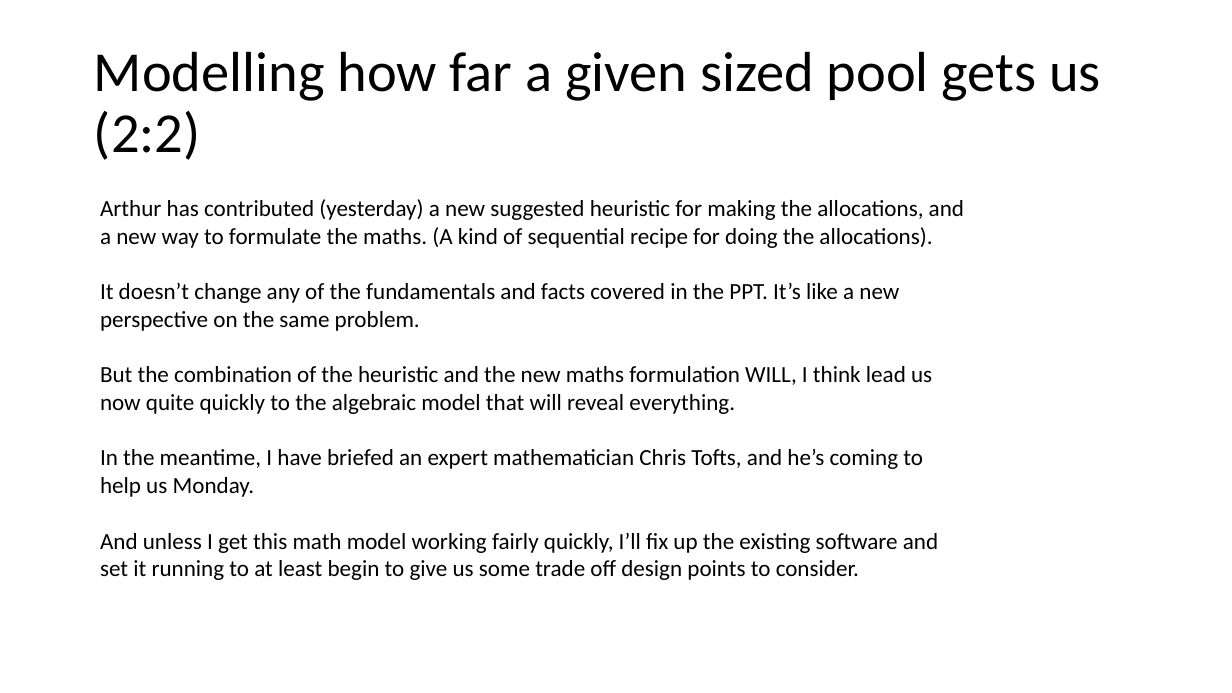
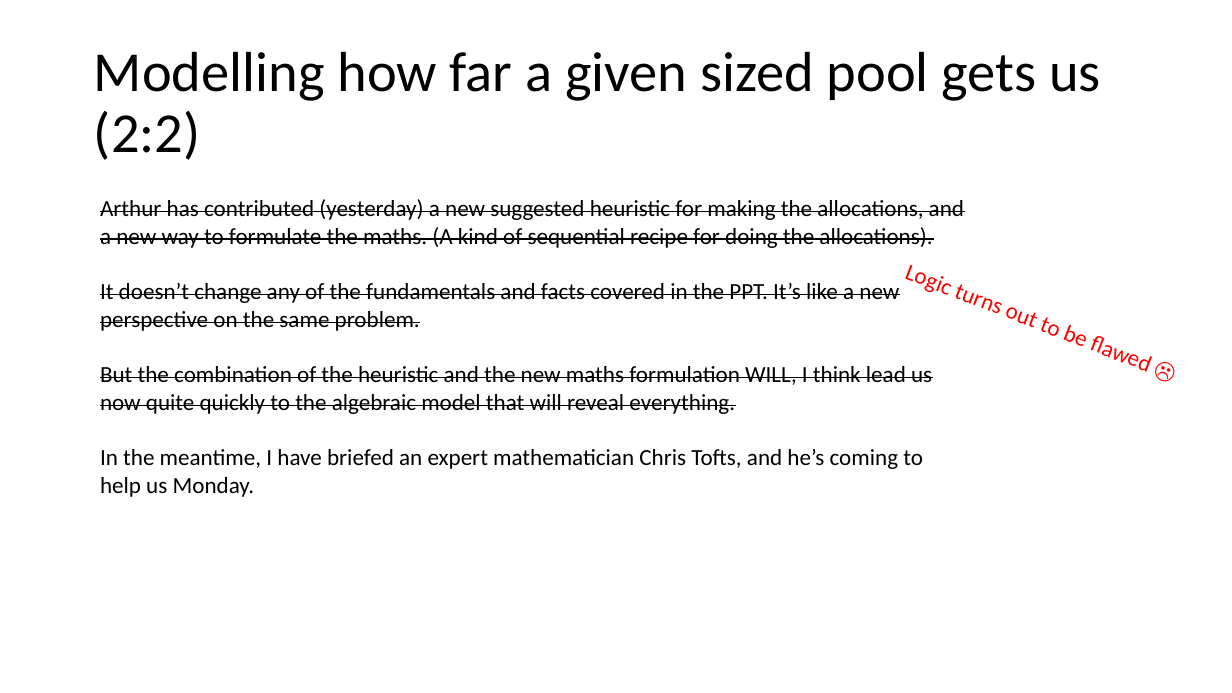
Before and after one commit to pete-dnae/assay-alloc, a slide deck: slide 11 of docs/aaa-explainer.pptx. Drawn at 1232x693 pixels with LibreOffice and Linux fonts; fonts in the diff are those of the drawing. Boxes give left, top, right and bottom in pixels: in the first picture for what was removed or moved away, otherwise in the second. Text is boxed around its words. In the diff, an @@ line names an element or a change of style, - is before the commit and + after.

```diff
--- a/docs/aaa-explainer.pptx
+++ b/docs/aaa-explainer.pptx
@@ text at box(100, 199, 964, 414): strikethrough on in "Arthur has contributed (yesterday) a new suggested ...", "It doesn’t change any of the fundamentals ...", "But the combination of the heuristic and ..." @@
@@ text added at box(1004, 307, 1084, 346), 18 pt, text #FF0000 @@
+Logic turns out to be flawed ☹
@@ text at box(100, 533, 938, 580): paragraph removed @@
-And unless I get this math model working fairly quickly, I’ll fix up the existing software and set it running to at least begin to give us some trade off design points to consider.
```
Also in this commit, not shown: 3 other slides changed, 1 slide added, 2 other files.
